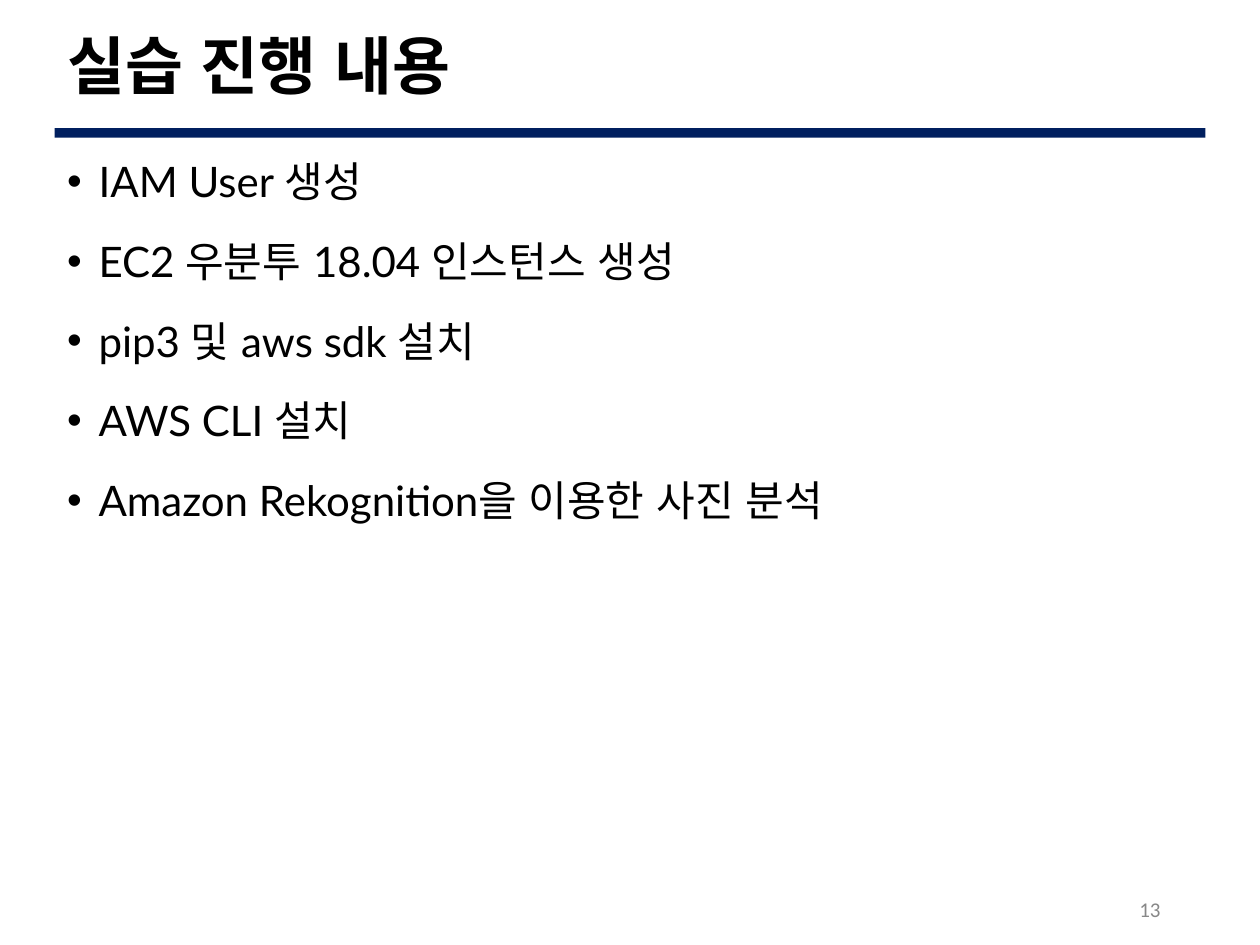
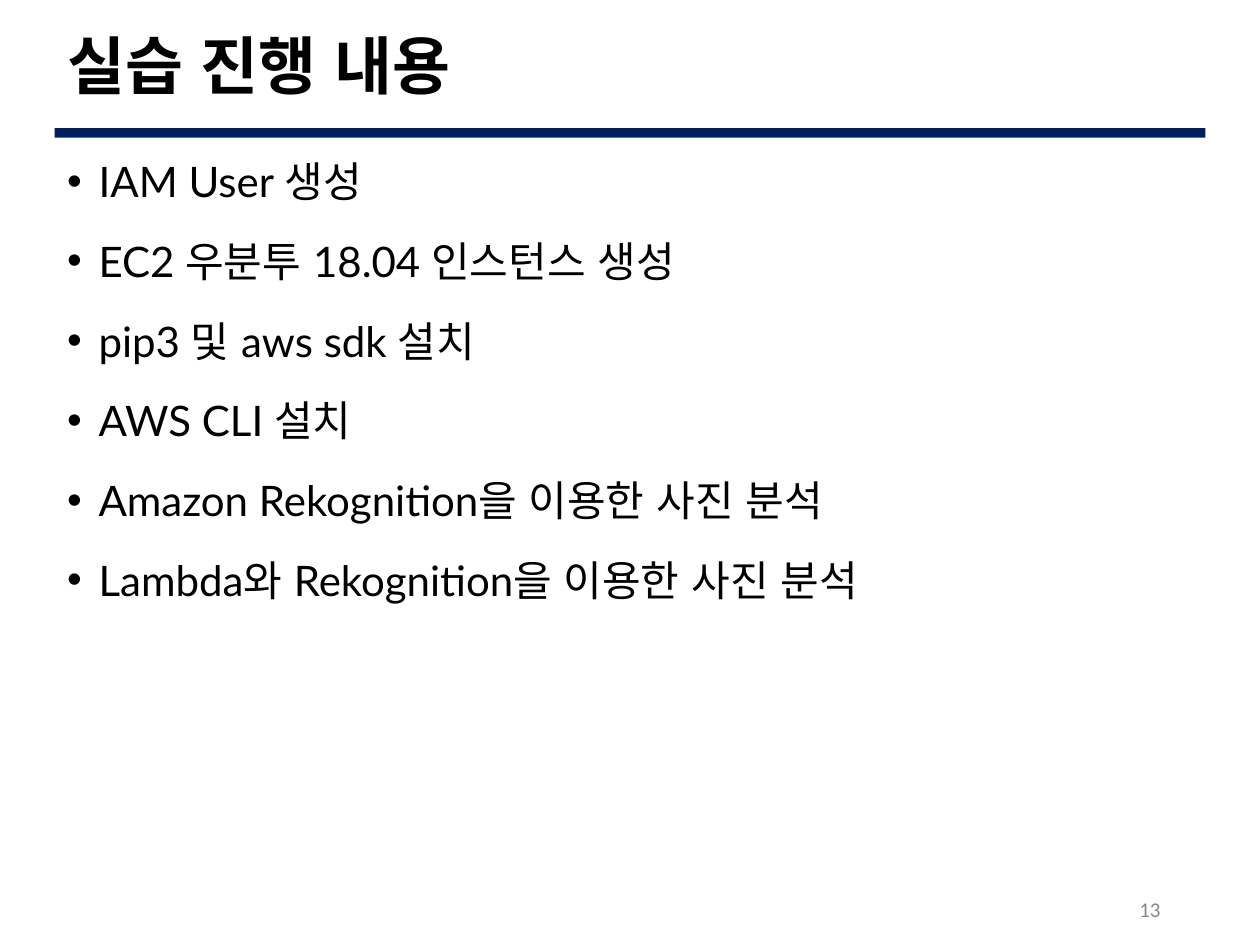
Before and after one commit to G0DCH/AWS_Rekognition_Slide, a slide deck: slide 13 of ppt/AWS Rekognition Slide.pptx. Drawn at 1260x945 pixels with LibreOffice and Linux fonts; fonts in the diff are those of the drawing; background and template pictures are left out. Boxes give left, top, right and bottom in pixels: in the first picture for what was removed or moved away, otherwise in the second. Text is boxed around its words. In the diff, an @@ line names an element or a change of style, - is before the commit and + after.

Commit message:
사진, ppt, 소스코드 업데이트

```diff
--- a/ppt/AWS Rekognition Slide.pptx
+++ b/ppt/AWS Rekognition Slide.pptx
@@ text at [99, 561, 857, 604]: paragraph added @@
+• Lambda와 Rekognition을 이용한 사진 분석
```
Also in this commit, not shown: 1 other slide changed, 29 slides added, 4 other files.
